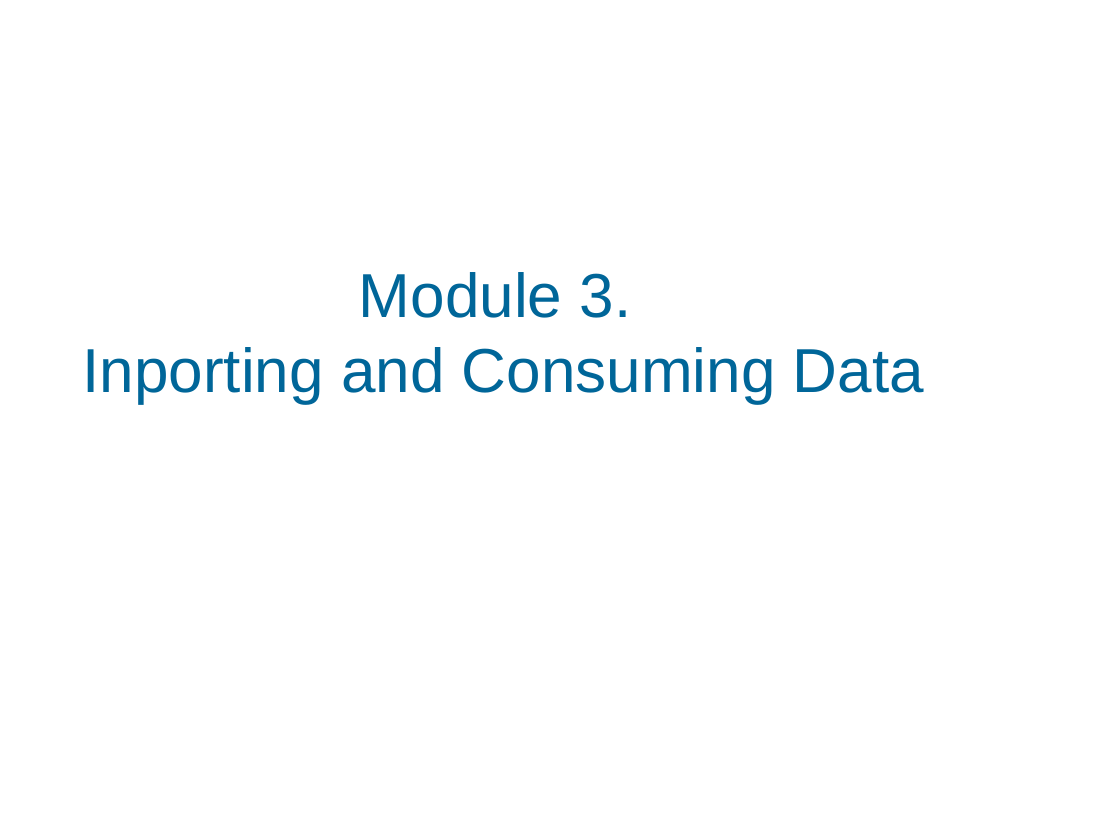
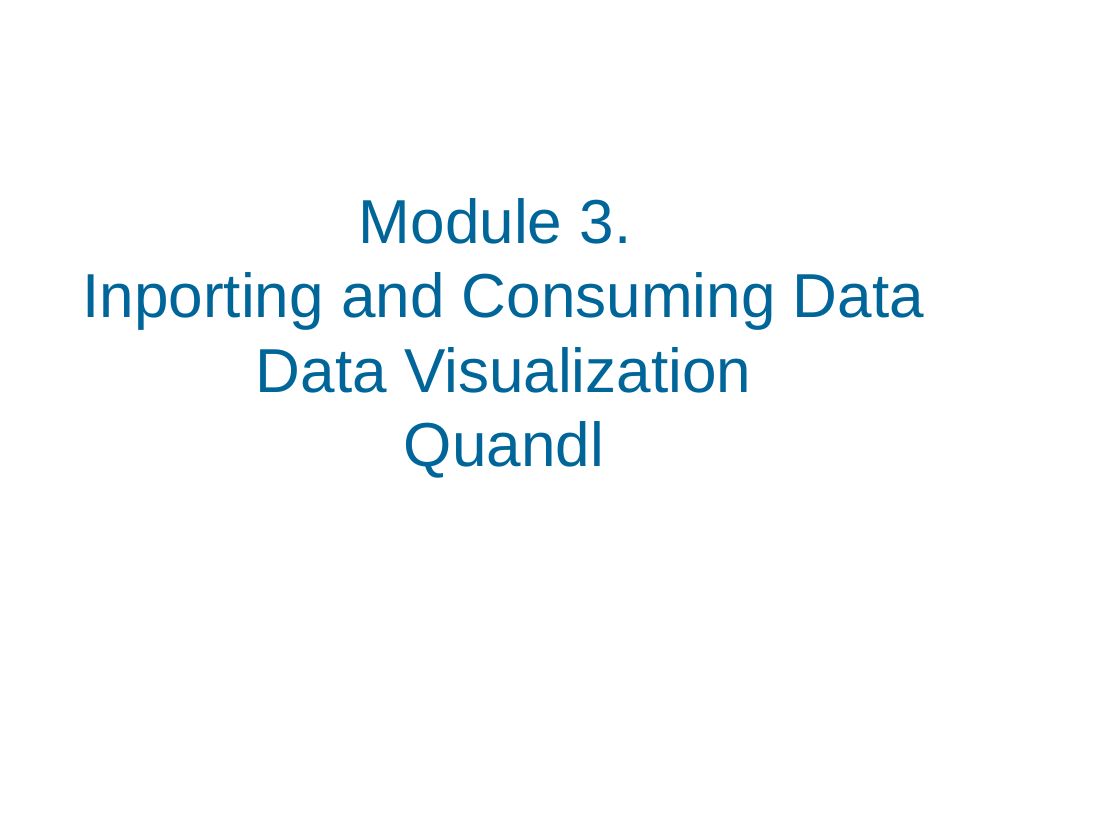
Before and after one commit to chankeypathak/CitiDataScience, a slide deck: slide 1 of docs/Module 3.pptx. Drawn at 1120x840 pixels with LibreOffice and Linux fonts; fonts in the diff are those of the drawing; background and template pictures are left out. Boxes give left, top, right and bottom in pixels: in the first picture for what was removed or moved away, otherwise in the second. Text is boxed around its words. In the diff, an @@ line names an element or a change of style, - is before the commit and + after.

Commit message:
Finished first draft of Module 3.  Module 2 reworked for Numpy and Pandas introductions

```diff
--- a/docs/Module 3.pptx
+++ b/docs/Module 3.pptx
@@ text at [83,198,924,478]: text changed @@
-Module 3.
-Inporting and Consuming Data
+Module 3.
+Inporting and Consuming Data
+Data Visualization
+Quandl
```
Also in this commit, not shown: 4 other slides changed, 14 slides added, 31 slides removed, 3 other files.
